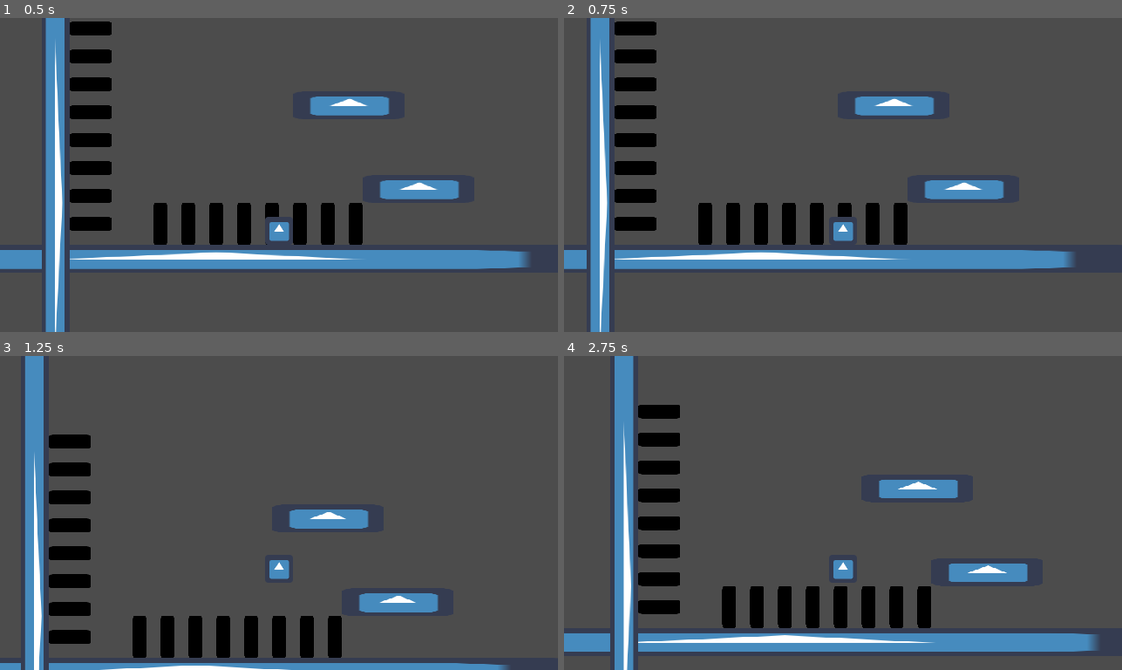
Above: before the commit, frames 1-4 (two rows, left to right).
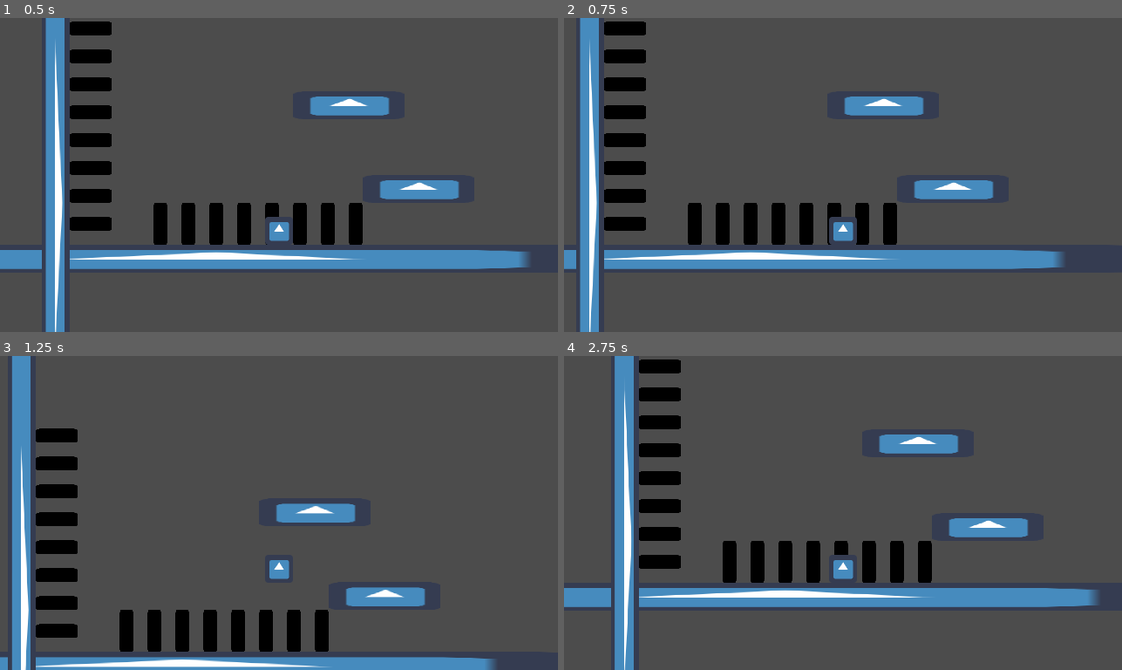
Above: after the commit, the same moments.

Repository: SleepingPhoenix1/Experimenting-with-movement
Game: Godot game, scene res://scenes/test_level.tscn
Same seed, same stepped clock (60 frames per second), same inputs: the game is played once before the commit and once after it. The engine's default icon, where the game draws it, is replaced by a stand-in: a white triangle on a blue panel in a dark square.
Inputs:
- Up to frame 1 (0.5 s): no input
- Up to frame 2 (0.75 s): tap Enter at 0.5 s; hold Right (ui_right) from 0.53 s (still down); hold Ctrl (climb) from 0.53 s (still down)
- Up to frame 3 (1.25 s): keep holding Right (ui_right); keep holding Ctrl (climb); tap Space (ui_jump) at 0.77, 0.8, 1.07 s
- Up to frame 4 (2.75 s): release Ctrl (climb) at 1.28 s; tap Space (ui_jump) at 1.35, 1.52, 1.82, 2.3 s; tap Ctrl (climb) at 1.55 s; release Right (ui_right) at 2.03 s; hold Left (ui_left) from 2.03 s (still down); hold Ctrl (climb) from 2.03 s (still down)

Frame 1 is identical in both runs. In frame 2, 10% of the frame differs, in the area x 2-92%, y 0-100%; in frame 3, 17%; in frame 4, 23%, in the area x 0-96%, y 0-100%.

Commit message:
good amount of fixes

Diff:
--- a/scenes/player.tscn
+++ b/scenes/player.tscn
@@ -9,13 +9,11 @@
 [node name="KinematicBody2D" type="KinematicBody2D"]
 script = ExtResource( 2 )
 acceleration = 20
-deceleration = 20
-max_speed = 120
 jump_slowing_down = 20
 jump_height = 30.0
 jump_time_to_peak = 0.3
 jump_time_to_descent = 0.2
-lowfallMultiplier = 40
+lowfallMultiplier = 50
 maxfallspeed = 500
 Wall_jump_Velocity = Vector2( 230, -210 )
 wall_climb_speed = 75
@@ -37,24 +35,24 @@
 [node name="RayCast2D" type="RayCast2D" parent="WallRaycastsRight"]
 position = Vector2( 8.075, -16 )
 enabled = true
-cast_to = Vector2( 0.1, 0 )
+cast_to = Vector2( 1, 0 )
 
 [node name="RayCast2D2" type="RayCast2D" parent="WallRaycastsRight"]
 position = Vector2( 8.14779, -0.0353727 )
 enabled = true
-cast_to = Vector2( 0.1, 0 )
+cast_to = Vector2( 1, 0 )
 
 [node name="WallRaycastsLeft" type="Node2D" parent="."]
 
 [node name="RayCast2D" type="RayCast2D" parent="WallRaycastsLeft"]
 position = Vector2( -8.145, -16 )
 enabled = true
-cast_to = Vector2( -0.1, 0 )
+cast_to = Vector2( -1, 0 )
 
 [node name="RayCast2D2" type="RayCast2D" parent="WallRaycastsLeft"]
 position = Vector2( -8.07221, -0.0774574 )
 enabled = true
-cast_to = Vector2( -0.1, 0 )
+cast_to = Vector2( -1, 0 )
 
 [node name="Coyote timer" type="Timer" parent="."]
 wait_time = 0.1
--- a/scenes/test_level.tscn
+++ b/scenes/test_level.tscn
@@ -84,6 +84,7 @@
 
 [node name="KinematicBody2D" parent="." instance=ExtResource( 2 )]
 position = Vector2( -24, 192 )
+slower_fall_mult = 2
 
 [node name="Camera2D" type="Camera2D" parent="KinematicBody2D"]
 position = Vector2( 1.90735e-06, -40 )
--- a/scripts/player.gd
+++ b/scripts/player.gd
@@ -9,9 +9,12 @@
 var can_move = true
 
 export var acceleration = 10
-export var deceleration = 15
-export var max_speed = 100
-
+export var export_deceleration = 20
+var deceleration = 15
+
+export var export_max_speed = 120
+var max_speed = 100
+export var turning_speed = 50
 
 var velocity = Vector2()
 #jumping variables
@@ -29,6 +32,7 @@
 export var maxfallspeed = 200
 var has_pressed_jump = false
 var has_jumped = false
+export var slower_fall_mult = 20
 
 #wall stuff variables
 onready var left_wall_raycasts = $WallRaycastsLeft
@@ -40,7 +44,7 @@
 export var wall_climb_speed = 50
 
 var can_wall_climb = true
-
+var is_wall_climbing = false
 #stamina
 export var max_stamina = 200
 var stamina
@@ -50,12 +54,12 @@
 
 
 func _ready():
-	pass
-
+	max_speed = export_max_speed
+	deceleration = export_deceleration
 
 func _process(delta):
 	if (has_jumped or has_wall_jumped) and is_on_floor():
-		max_speed = 120
+		max_speed = export_max_speed
 		has_jumped = false
 		has_wall_jumped = false
 		tick = false
@@ -79,7 +83,7 @@
 func _physics_process(delta):
 	movement()
 	_update_wall_directions()
-	print(stamina)
+	print(velocity.x)
 
 
 
@@ -88,6 +92,7 @@
 		if is_on_floor() or !$"Coyote timer".is_stopped():
 			jump()
 			$"Coyote timer".stop()
+		has_jumped = true
 
 	#low jumping
 	if has_jumped and Input.is_action_just_released("ui_jump") and velocity.y < 0:
@@ -168,10 +173,12 @@
 			velocity.y = 0
 			stamina -= stamina_on_wall
 		wall_jumping()
+		is_wall_climbing = true
 	else:
 		can_move = true
 		jump_gravity = ((-2.0 * jump_height) / (jump_time_to_peak * jump_time_to_peak)) * -1.0
 		fall_gravity = ((-2.0 * jump_height) / (jump_time_to_descent * jump_time_to_descent)) * -1.0
+		is_wall_climbing = false
 
 
 
@@ -179,12 +186,14 @@
 
 func acceleration():
 	if velocity.x < max_speed and direction == 1:
-		velocity.x += acceleration / 2
+		velocity.x += acceleration #/ 2
 	elif velocity.x > -max_speed and direction == -1:
-		velocity.x -= acceleration / 2
+		velocity.x -= acceleration #/ 2
 	else:
 		velocity.x = max_speed * sign(velocity.x)
-
+	#if velocity.x == max_speed-deceleration and direction == -1:
+	#	deceleration = turning_speed
+	#else: deceleration = export_deceleration
 
 func deceleration():
 	if velocity.x > 0 and direction == 1:
@@ -210,8 +219,9 @@
 		can_wall_climb = false
 		has_wall_jumped = true
 		var wall_jump_velocity = Wall_jump_Velocity
-		wall_jump_velocity.x *= -wall_direction
-		velocity = wall_jump_velocity
+		if !is_moving and stamina > 0 and is_wall_climbing:
+			wall_jump_velocity.x = 0
+		velocity = Vector2(wall_jump_velocity.x * -wall_direction, wall_jump_velocity.y)
 
 func _update_wall_directions():
 	var is_near_wall_left = _check_is_valid_wall(left_wall_raycasts)
